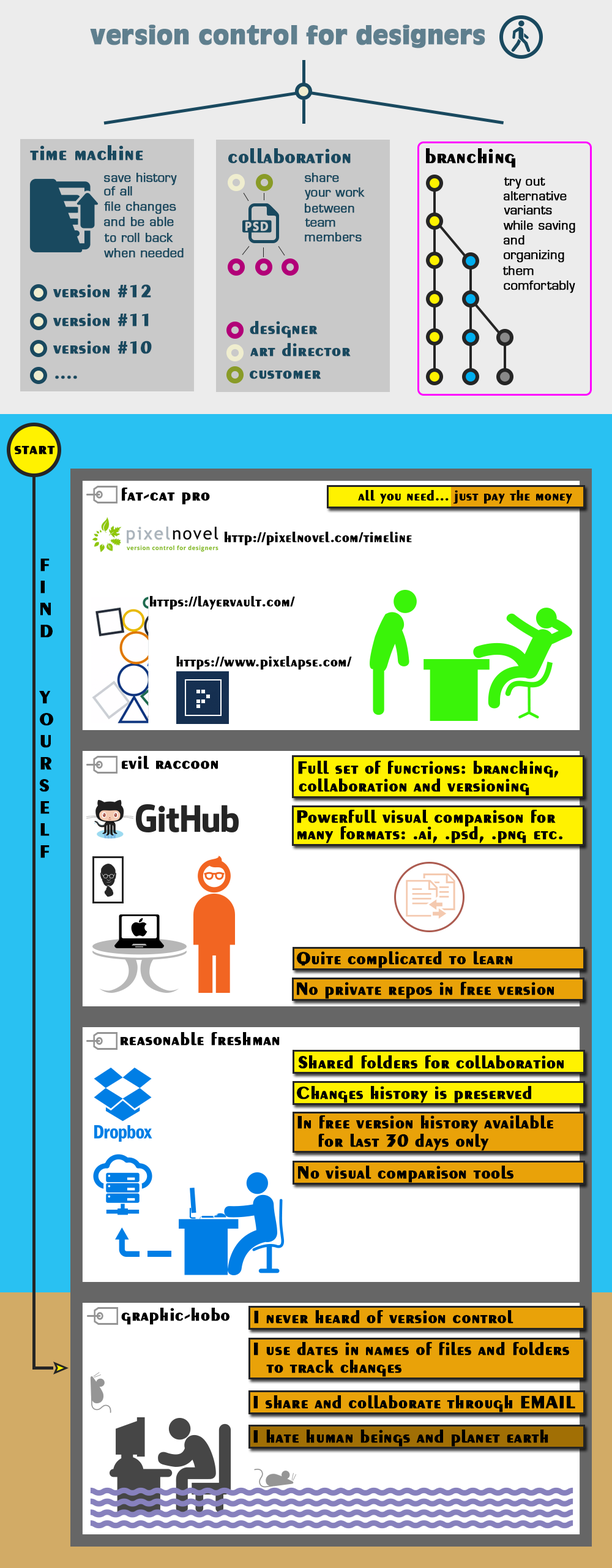
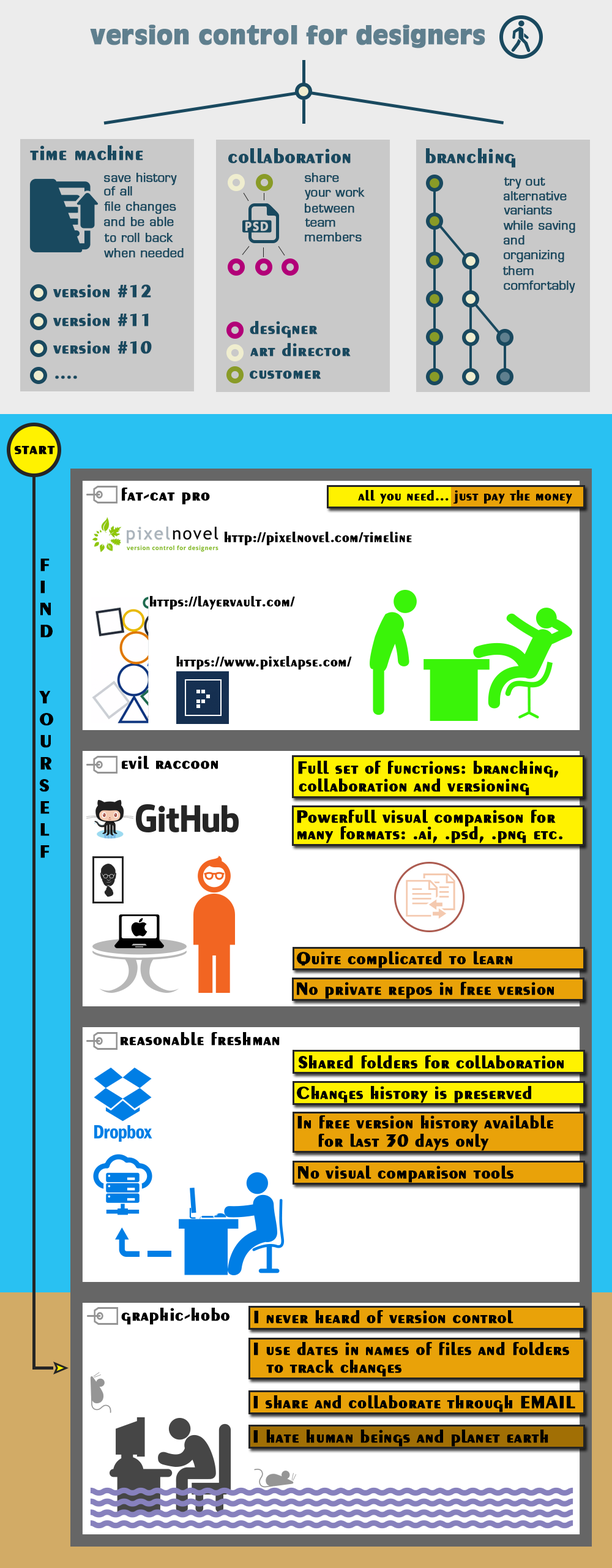
Two versions of the same layered image (612×1568). Layer-by-layer changes:
painted on "comfortably" over [504, 280, 576, 294]
painted on "them" over [502, 265, 535, 276]
painted on "organizing" over [504, 249, 565, 263]
painted on "while saving" over [503, 220, 576, 234]
painted on "variants" over [504, 205, 553, 215]
painted on "alternative" over [504, 191, 568, 201]
painted on "try out" over [504, 177, 546, 190]
painted on "Shape 11 copy 10" over [473, 301, 502, 335]
painted on "Shape 11 copy 5" over [439, 224, 467, 258]
painted on "Ellipse 1 copy 15" over [426, 368, 444, 386]
painted on "Ellipse 1 copy 14" over [426, 328, 444, 346]
painted on "Ellipse 1 copy 13" over [426, 290, 444, 308]
painted on "Ellipse 1 copy 20" over [496, 368, 514, 386]
painted on "Ellipse 1 copy 19" over [462, 368, 480, 386]
painted on "Ellipse 1 copy 21" over [496, 328, 514, 347]
painted on "Ellipse 1 copy 18" over [462, 328, 480, 347]
painted on "Ellipse 1 copy 17" over [462, 290, 480, 308]
painted on "Ellipse 1 copy 16" over [462, 252, 480, 270]
painted on "Ellipse 1 copy 12" over [426, 251, 444, 269]
painted on "Ellipse 1 copy 11" over [426, 212, 444, 230]
painted on "Ellipse 1 copy 10" over [426, 174, 444, 192]
painted on "branching" (2nd of 2, in "top block" › "branching") over [426, 148, 516, 168]
removed layer "Rounded Rectangle 4" from group "branching" over [417, 141, 593, 396]
added layer "Rectangle 10 copy 2" in group "branching" over [416, 139, 591, 392]
…and 10 more changes (10 painted)
